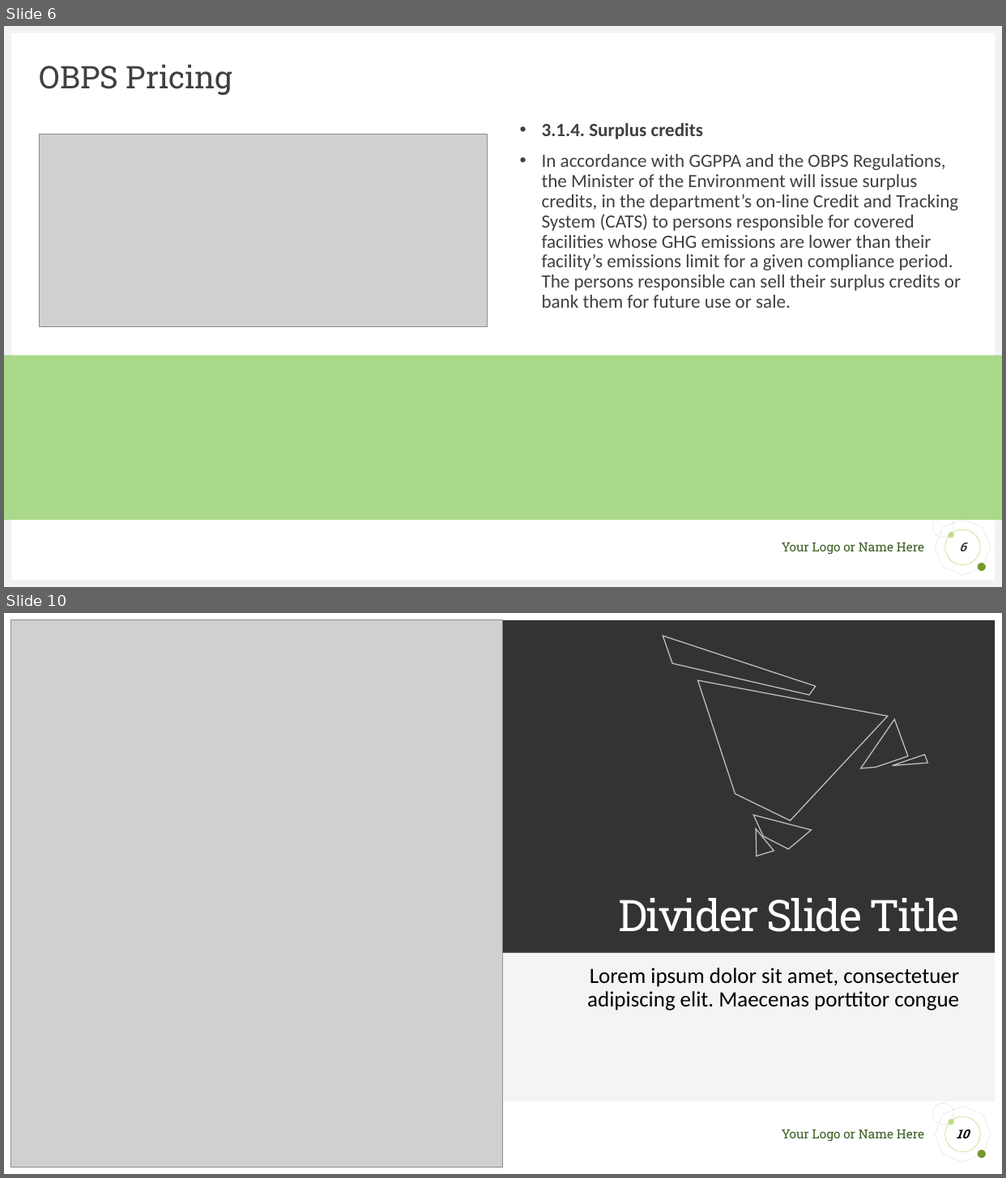
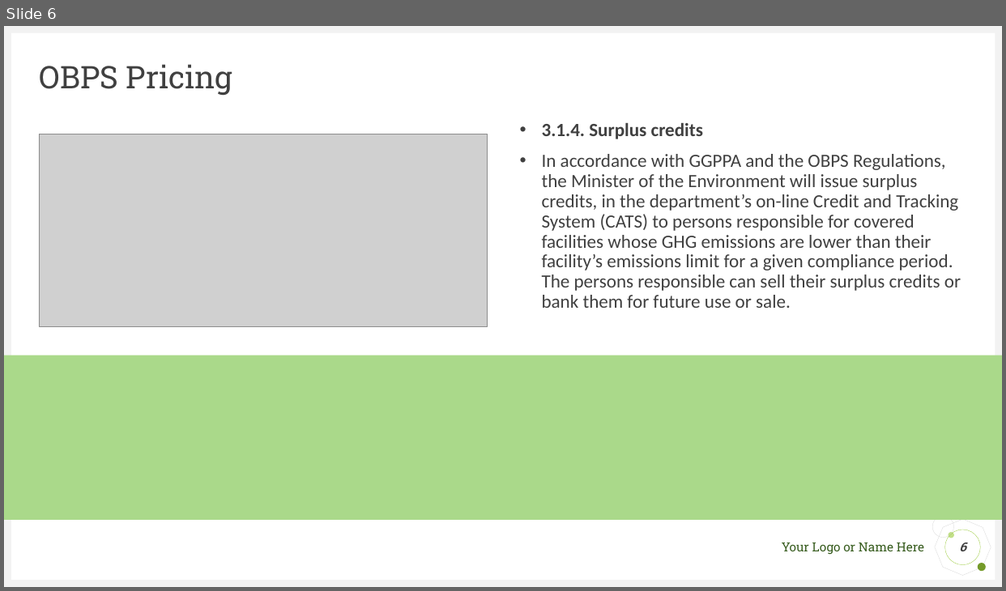
Before and after one commit to saimzuberi/Carbon_Credit_Market, a slide deck: Project Presentation/Final Presentation .pptx. Shown one above the other, each under a label of ours: slides 6 and 10 before the commit, slide 6 after it; the slides between them are not shown. The pictures are 1006x1178 and 1006x591 pixels, drawn with LibreOffice and Linux fonts; fonts in the diff are those of the drawing; grey boxes stand for pictures. Boxes give left, top, right and bottom in pixels: in the first picture for what was removed or moved away, otherwise in the second. Text is boxed around its words. In the diff, an @@ line names an element or a change of style, - is before the commit and + after.

```diff
--- a/Project Presentation/Final Presentation .pptx
+++ b/Project Presentation/Final Presentation .pptx
@@ slide 10 removed at (4, 613, 1002, 1174), background #FFFFFF; not listed: 5 template elements that a slide beside it also shows @@
@@ rectangle removed at (4, 613, 1002, 619) @@
@@ rectangle removed at (4, 613, 11, 1174) @@
@@ picture removed at (10, 619, 503, 1167) @@
@@ title removed at (503, 619, 995, 953) @@
-Divider Slide Title
@@ rectangle removed at (995, 613, 1002, 1174) @@
@@ group removed at (663, 613, 931, 862): 6 freeform shapes @@
@@ subtitle removed at (503, 953, 995, 1102) @@
-Lorem ipsum dolor sit amet, consectetuer adipiscing elit. Maecenas porttitor congue
@@ page number removed at (945, 1117, 980, 1152) @@
-10
@@ rectangle removed at (4, 1168, 1002, 1174) @@
```
Also in this commit, not shown: 4 slides changed, 9 slides added, 11 other slides removed, 9 other files.
